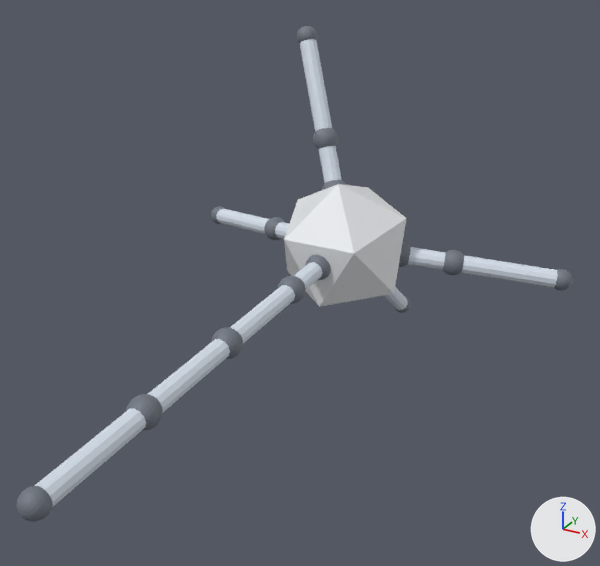
What one commit did to the glTF model models/g0_42222_1_abs.glb.
Camera for both pictures: a camera (50 mm lens) standing at (0.382, -0.801, 0.506) and looking at (0.021, -0.144, 0.177). Every picture has the same lights, and +X, +Y and +Z are marked at lower right. The first picture is the older version.

Objects in the first picture: 'geom_0', 'geom_13', 'geom_18', 'geom_28', 'geom_4', 'geom_6', 'geom_7', 'geom_8', 'geom_9' and 17 more.
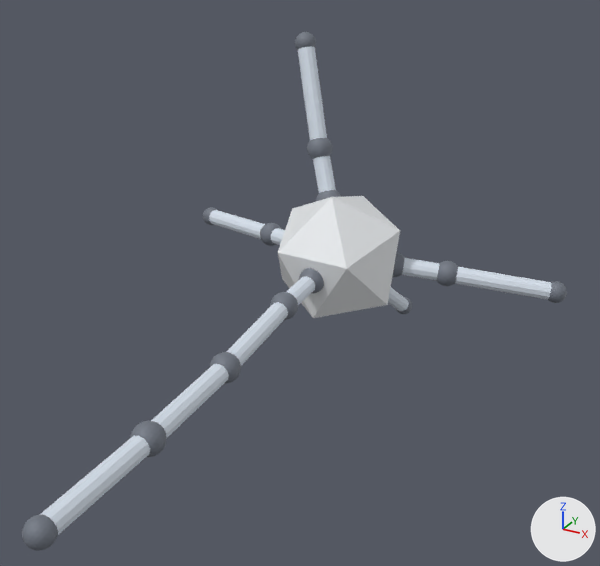
Not drawn themselves, but carrying or shaping drawn objects: ob_body, ob_leg_0, ob_seg_0_1, ob_seg_0_2, ob_seg_0_3, ob_leg_1, ob_seg_1_1, ob_leg_2, ob_seg_2_1, ob_seg_3_1, ob_leg_4, ob_seg_4_1.

Changed parts and their boxes (x1, y1, x2, y2) in the pictures (600 x 566 px):
'geom_0', moved, turned: before (284, 184, 406, 307); after (278, 196, 400, 318)
'geom_8', moved, turned: before (35, 408, 146, 507); after (41, 435, 150, 535)
'geom_6', moved, turned: before (148, 339, 230, 412); after (151, 364, 229, 437)
'geom_28', moved, turned: before (461, 255, 558, 288); after (455, 267, 551, 300)
'geom_4', moved, turned: before (230, 285, 295, 343); after (226, 302, 288, 366)
'geom_18', moved, turned: before (299, 39, 332, 131); after (298, 46, 327, 140)
'geom_9', moved, turned: before (16, 486, 53, 522); after (22, 514, 58, 550)
'geom_7', moved, turned: before (126, 394, 163, 430); after (130, 421, 167, 457)
'geom_26', moved: before (408, 247, 446, 270); after (402, 258, 439, 280)
'geom_13', moved, turned: before (216, 209, 269, 234); after (209, 210, 265, 239)
'geom_5', moved, turned: before (211, 327, 243, 359); after (210, 352, 241, 384)
'geom_16', moved, turned: before (318, 146, 342, 183); after (313, 156, 336, 193)
'geom_3', moved, turned: before (278, 276, 306, 304); after (270, 292, 298, 320)
'geom_2', moved: before (294, 262, 323, 289); after (286, 276, 315, 305)
'geom_27', moved, turned: before (442, 250, 464, 275); after (436, 261, 458, 286)
'geom_17', moved, turned: before (313, 128, 338, 149); after (307, 138, 332, 159)
'geom_1', moved: before (306, 255, 331, 280); after (299, 268, 324, 293)
'geom_29', moved, turned: before (554, 269, 573, 290); after (548, 281, 567, 303)
'geom_12', moved, turned: before (264, 217, 285, 240); after (260, 223, 281, 246)
'geom_19', moved, turned: before (297, 26, 317, 43); after (295, 32, 316, 50)
'geom_25', moved: before (399, 242, 411, 267); after (392, 252, 405, 277)
'geom_23', moved, turned: before (383, 287, 408, 310); after (388, 288, 409, 311)
'geom_15', moved, turned: before (322, 179, 346, 190); after (316, 190, 341, 201)
'geom_11', moved, turned (mostly hidden): before (275, 222, 289, 239); after (271, 228, 285, 245)
'geom_14', moved, turned: before (211, 206, 225, 224); after (203, 207, 219, 225)
'geom_24', moved, turned: before (394, 296, 411, 313); after (396, 297, 412, 314)

Patch to the scene script:
```diff
--- a/models/g0_42222_1_abs.glb.py
+++ b/models/g0_42222_1_abs.glb.py
@@ ob_body @@
 ob_body.parent = ob_mujoco_world_zup_to_yup
-ob_body.location = (0.0, -0.164, 0.0)
-ob_body.rotation_euler = (2.832, 0.0, 0.0)  # degrees (162, 0, 0)
+ob_body.location = (-0.00422, -0.153, -0.00595)
+ob_body.rotation_euler = (2.881, 0.00993, 0.0218)  # degrees (165, 0.6, 1.2)
@@ ob_leg_0 @@
 ob_leg_0.parent = ob_mujoco_world_zup_to_yup
-ob_leg_0.location = (0.0, -0.161, -0.0635)
+ob_leg_0.location = (-0.00499, -0.146, -0.0692)
 ob_leg_0.rotation_euler = (1.571, 0.0548, -1.571)  # degrees (90, 3.1, -90)
@@ ob_seg_0_1 @@
 ob_seg_0_1.parent = ob_mujoco_world_zup_to_yup
-ob_seg_0_1.location = (0.0, -0.157, -0.123)
-ob_seg_0_1.rotation_euler = (1.571, 0.0548, -1.571)  # degrees (90, 3.1, -90)
+ob_seg_0_1.location = (-0.00572, -0.14, -0.129)
+ob_seg_0_1.rotation_euler = (1.616, 0.104, -1.616)  # degrees (93, 6, -93)
@@ ob_seg_0_2 @@
 ob_seg_0_2.parent = ob_mujoco_world_zup_to_yup
-ob_seg_0_2.location = (0.0, -0.151, -0.243)
-ob_seg_0_2.rotation_euler = (1.571, 0.0548, -1.571)  # degrees (90, 3.1, -90)
+ob_seg_0_2.location = (0.000311, -0.128, -0.248)
+ob_seg_0_2.rotation_euler = (1.616, 0.0377, -1.62)  # degrees (93, 2.2, -93)
@@ ob_seg_0_3 @@
 ob_seg_0_3.parent = ob_mujoco_world_zup_to_yup
-ob_seg_0_3.location = (0.0, -0.144, -0.363)
-ob_seg_0_3.rotation_euler = (1.571, 0.0548, -1.571)  # degrees (90, 3.1, -90)
+ob_seg_0_3.location = (0.00594, -0.124, -0.368)
+ob_seg_0_3.rotation_euler = (1.575, 0.0377, -1.62)  # degrees (90, 2.2, -93)
@@ ob_leg_1 @@
 ob_leg_1.parent = ob_mujoco_world_zup_to_yup
-ob_leg_1.location = (-0.0594, -0.157, 0.0216)
-ob_leg_1.rotation_euler = (-0.365, -0.31, -1.571)  # degrees (-21, -18, -90)
+ob_leg_1.location = (-0.0635, -0.148, 0.0166)
+ob_leg_1.rotation_euler = (-0.382, -0.322, -1.521)  # degrees (-22, -18, -87)
@@ ob_seg_1_1 @@
 ob_seg_1_1.parent = ob_mujoco_world_zup_to_yup
-ob_seg_1_1.location = (-0.115, -0.151, 0.042)
-ob_seg_1_1.rotation_euler = (-0.365, -0.31, -1.571)  # degrees (-21, -18, -90)
+ob_seg_1_1.location = (-0.119, -0.144, 0.0378)
+ob_seg_1_1.rotation_euler = (-0.32, -0.322, -1.521)  # degrees (-18, -18, -87)
@@ ob_leg_2 @@
 ob_leg_2.parent = ob_mujoco_world_zup_to_yup
-ob_leg_2.location = (-0.0227, -0.221, 0.0181)
-ob_leg_2.rotation_euler = (1.206, -1.881, -1.571)  # degrees (69, -108, -90)
+ob_leg_2.location = (-0.0255, -0.211, 0.00956)
+ob_leg_2.rotation_euler = (1.102, -1.848, -1.439)  # degrees (63, -106, -82)
@@ ob_seg_2_1 @@
 ob_seg_2_1.parent = ob_mujoco_world_zup_to_yup
-ob_seg_2_1.location = (-0.0441, -0.274, 0.0352)
-ob_seg_2_1.rotation_euler = (1.206, -1.881, -1.571)  # degrees (69, -108, -90)
+ob_seg_2_1.location = (-0.0456, -0.265, 0.0242)
+ob_seg_2_1.rotation_euler = (1.145, -1.848, -1.438)  # degrees (66, -106, -82)
@@ ob_seg_3_1 @@
 ob_seg_3_1.parent = ob_mujoco_world_zup_to_yup
-ob_seg_3_1.location = (0.0, -0.087, 0.0965)
-ob_seg_3_1.rotation_euler = (-1.571, 0.675, 1.571)  # degrees (-90, 39, 90)
+ob_seg_3_1.location = (-0.00479, -0.0806, 0.0942)
+ob_seg_3_1.rotation_euler = (-1.449, 0.623, 1.681)  # degrees (-83, 36, 96)
@@ ob_leg_4 @@
 ob_leg_4.parent = ob_mujoco_world_zup_to_yup
-ob_leg_4.location = (0.0594, -0.157, 0.0216)
+ob_leg_4.location = (0.0553, -0.146, 0.0154)
 ob_leg_4.rotation_euler = (-0.365, 0.31, 1.571)  # degrees (-21, 18, 90)
@@ ob_seg_4_1 @@
 ob_seg_4_1.parent = ob_mujoco_world_zup_to_yup
-ob_seg_4_1.location = (0.115, -0.151, 0.042)
-ob_seg_4_1.rotation_euler = (-0.365, 0.31, 1.571)  # degrees (-21, 18, 90)
+ob_seg_4_1.location = (0.111, -0.139, 0.0355)
+ob_seg_4_1.rotation_euler = (-0.311, 0.264, 1.594)  # degrees (-18, 15, 91)
```
